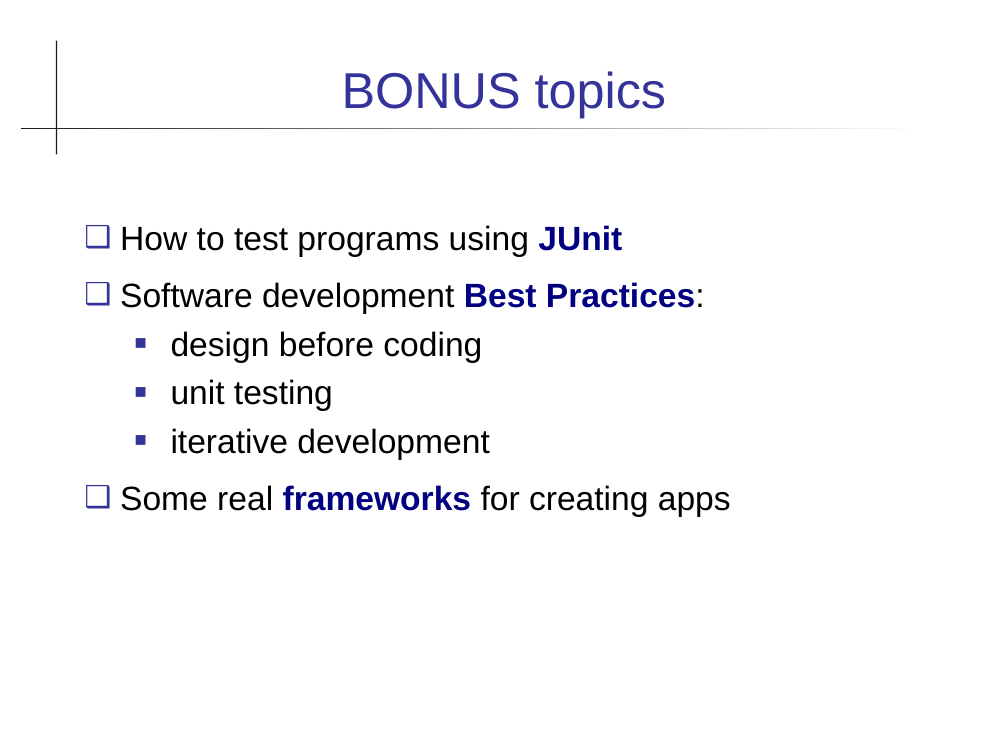
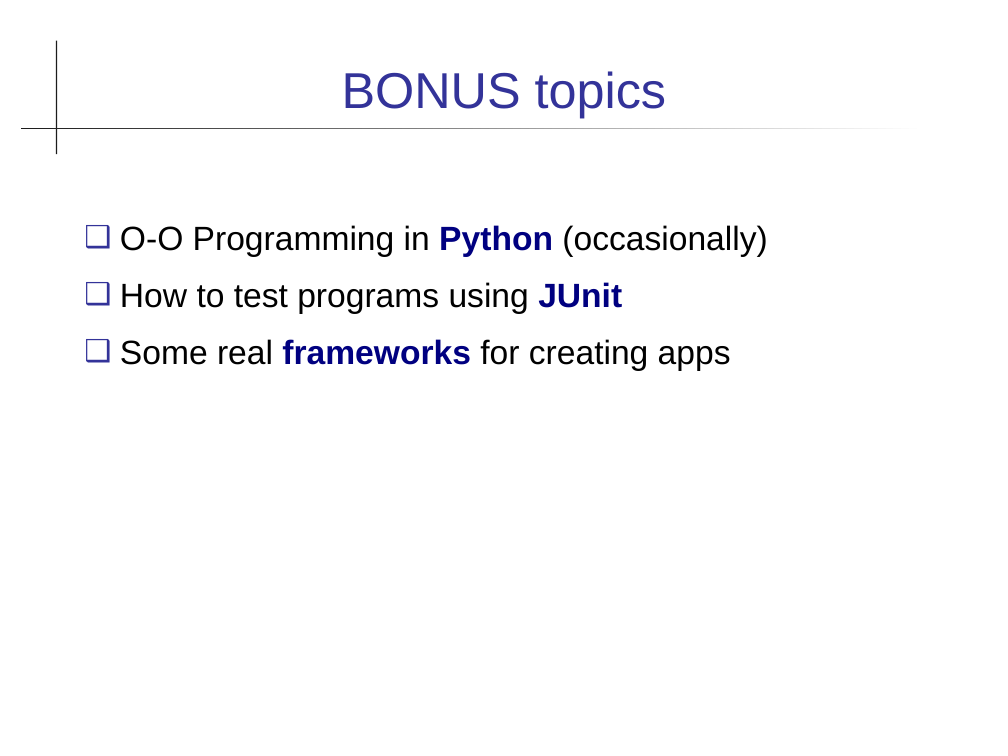
Before and after one commit to skeoop/skeoop.github.io, a slide deck: slide 5 of intro/Introduction-to-Course.ppt. Drawn at 1008x756 pixels with LibreOffice and Linux fonts; fonts in the diff are those of the drawing. Boxes give left, top, right and bottom in pixels: in the first picture for what was removed or moved away, otherwise in the second. Text is boxed around its words. In the diff, an @@ line names an element or a change of style, - is before the commit and + after.

```diff
--- a/intro/Introduction-to-Course.ppt
+++ b/intro/Introduction-to-Course.ppt
@@ text at [120, 225, 767, 257]: paragraph added @@
+❑ O-O Programming in Python (occasionally)
@@ text at [120, 282, 705, 460]: paragraphs removed @@
-❑ Software development Best Practices:
-  ■ design before coding
-  ■ unit testing
-  ■ iterative development
@@ text at [120, 282, 731, 371]: indent changed @@
```
Also in this commit, not shown: 16 other slides changed, 6 other files.
